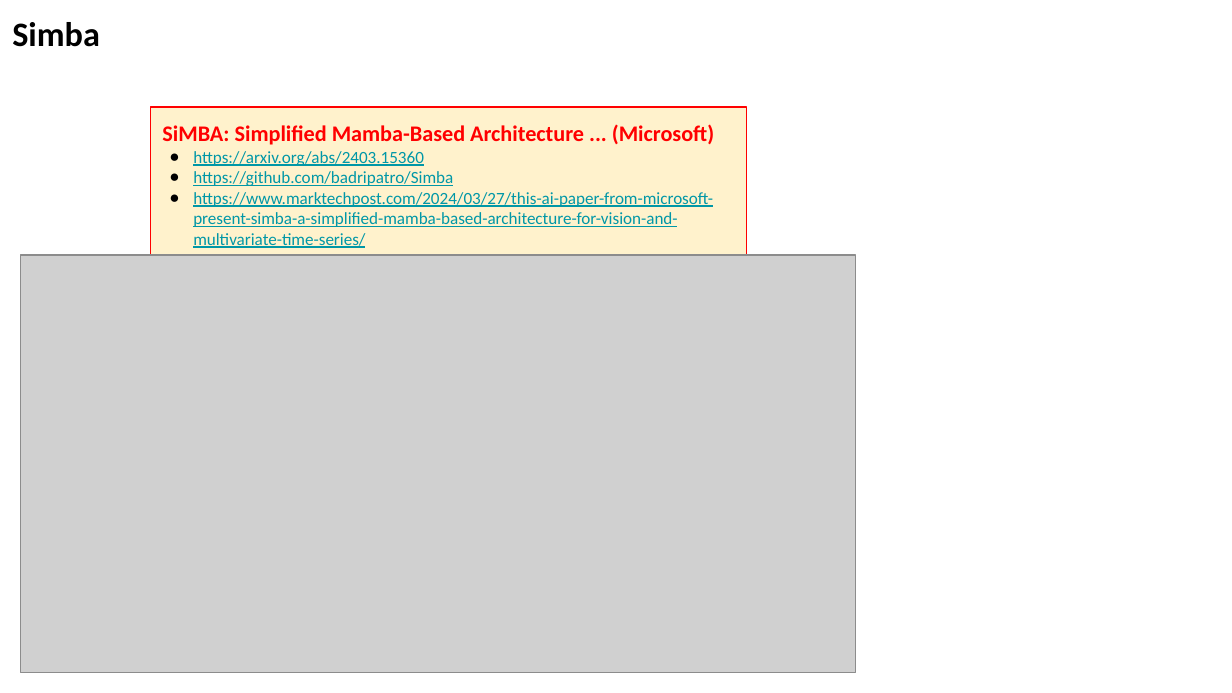
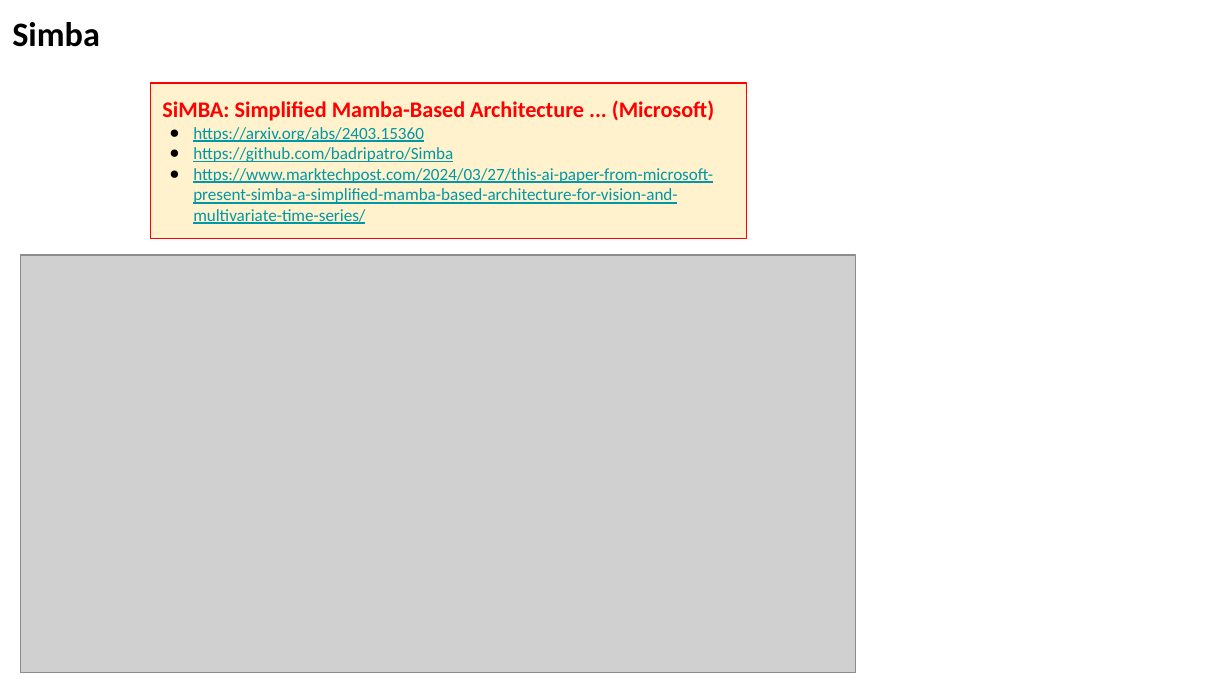
Before and after one commit to lselector/seminar, a slide deck: slide 9 of 2024/2024-03-29-AI-Updates.pptx. Drawn at 1232x693 pixels with LibreOffice and Linux fonts; fonts in the diff are those of the drawing; grey boxes stand for pictures. Boxes give left, top, right and bottom in pixels: in the first picture for what was removed or moved away, otherwise in the second. Text is boxed around its words. In the diff, an @@ line names an element or a change of style, - is before the commit and + after.

```diff
--- a/2024/2024-03-29-AI-Updates.pptx
+++ b/2024/2024-03-29-AI-Updates.pptx
@@ rectangle "SiMBA: Simplified Mamba-Based Architecture ... ...": place and size @@
-rectangle "SiMBA: Simplified Mamba-Based Architecture ... ..." at <box>150,107,747,262</box>
+rectangle "SiMBA: Simplified Mamba-Based Architecture ... ..." at <box>150,83,747,238</box>
```
Also in this commit, not shown: 5 other slides changed.
